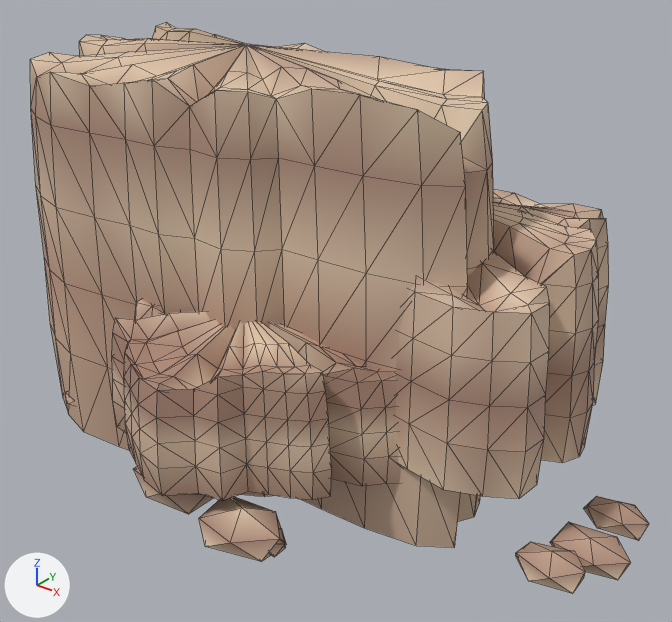
Renders of the glTF model game/assets/nature/biome/cliff_chunk_red.glb from each side of a commit.
The view is the same before and after, from a camera (50 mm lens) standing at (10.68, -12.89, 10.84) and looking at (0.42, -0.07, 2.9). Every picture has the same lights, and +X, +Y and +Z are marked at lower left. The older version comes first. Mesh edges are drawn as thin lines. Vertices at exactly the same position are counted once.

Objects in the first picture: 'cliff_chunk_red'.
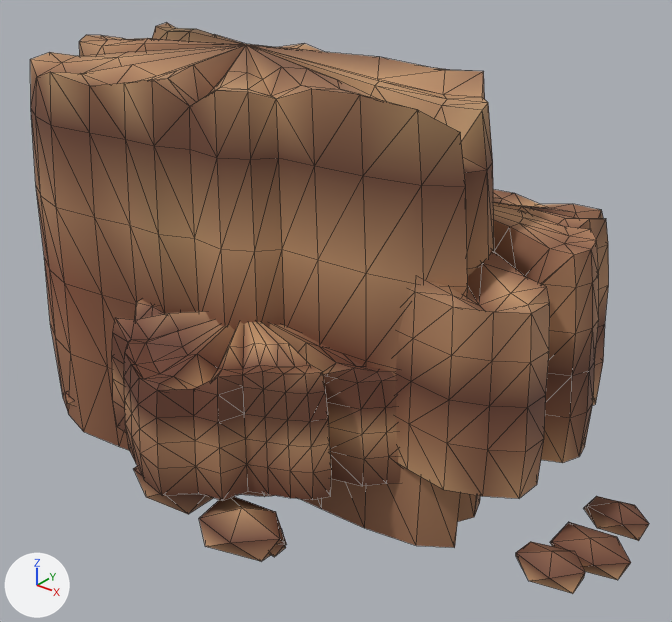
Diff of the bpy script that builds the scene:
```diff
--- a/game/assets/nature/biome/cliff_chunk_red.glb.py
+++ b/game/assets/nature/biome/cliff_chunk_red.glb.py
@@ me_cliff_chunk_red @@
 me_cliff_chunk_red.from_pydata(...)  # 1131 vertices, 2080 faces; spans x -6.66..7.06, y -4.71..3.95, z -0.6..7.7
 # used by ob_cliff_chunk_red; location = (-0.2, 0.38, 0.0)
+# me_cliff_chunk_red part 1: 2080 faces centred in x -6.61..6.99, y -4.67..3.87, z -0.12..7.67 are repainted in the vertex colours; the middle colour goes from beige #c8a892 to brown #946449
 me_cliff_chunk_red.materials.append(mat_biome_vcol)
```

Changed parts and their boxes (x1, y1, x2, y2) in the pictures (672 x 622 px):
part 1 of me_cliff_chunk_red, recoloured (beige to brown): (30, 23, 649, 594) in both
